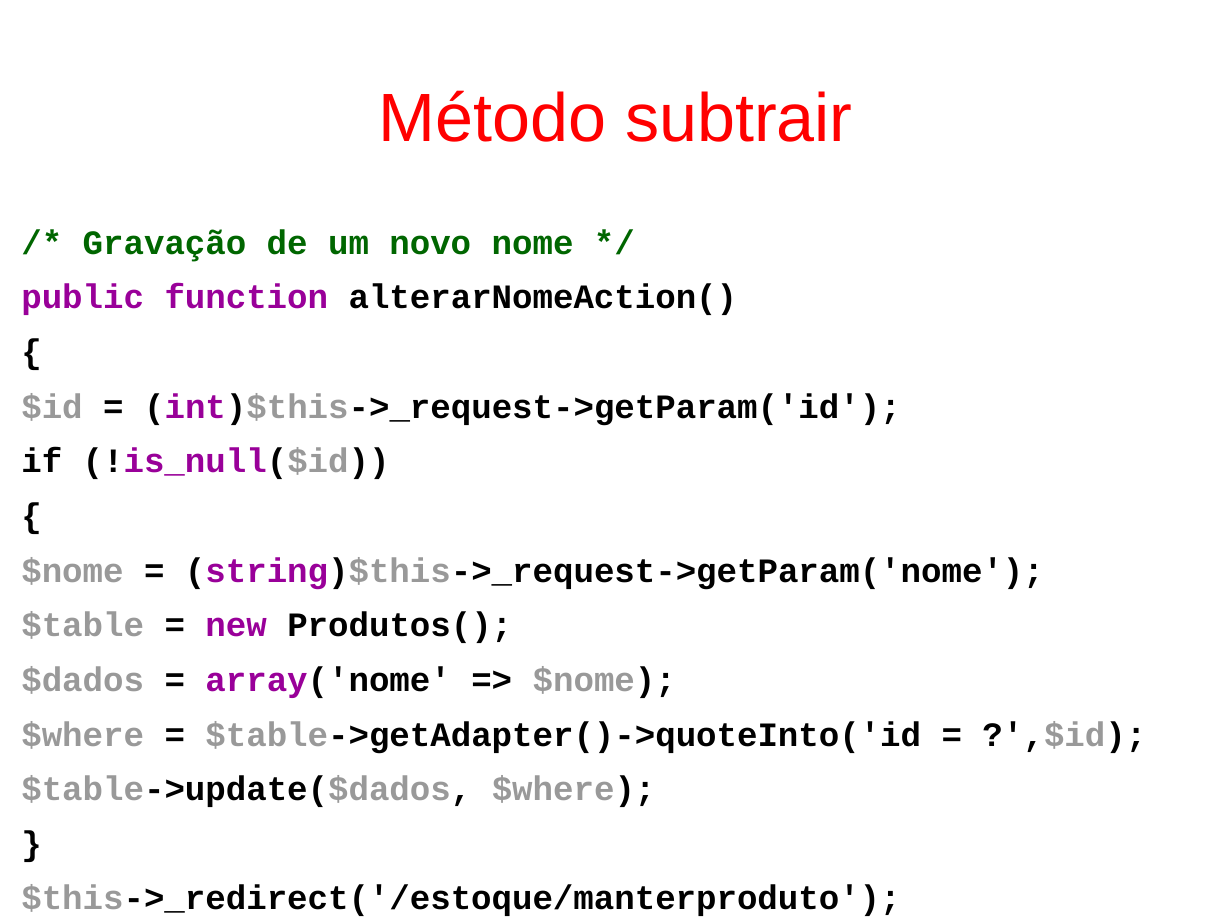
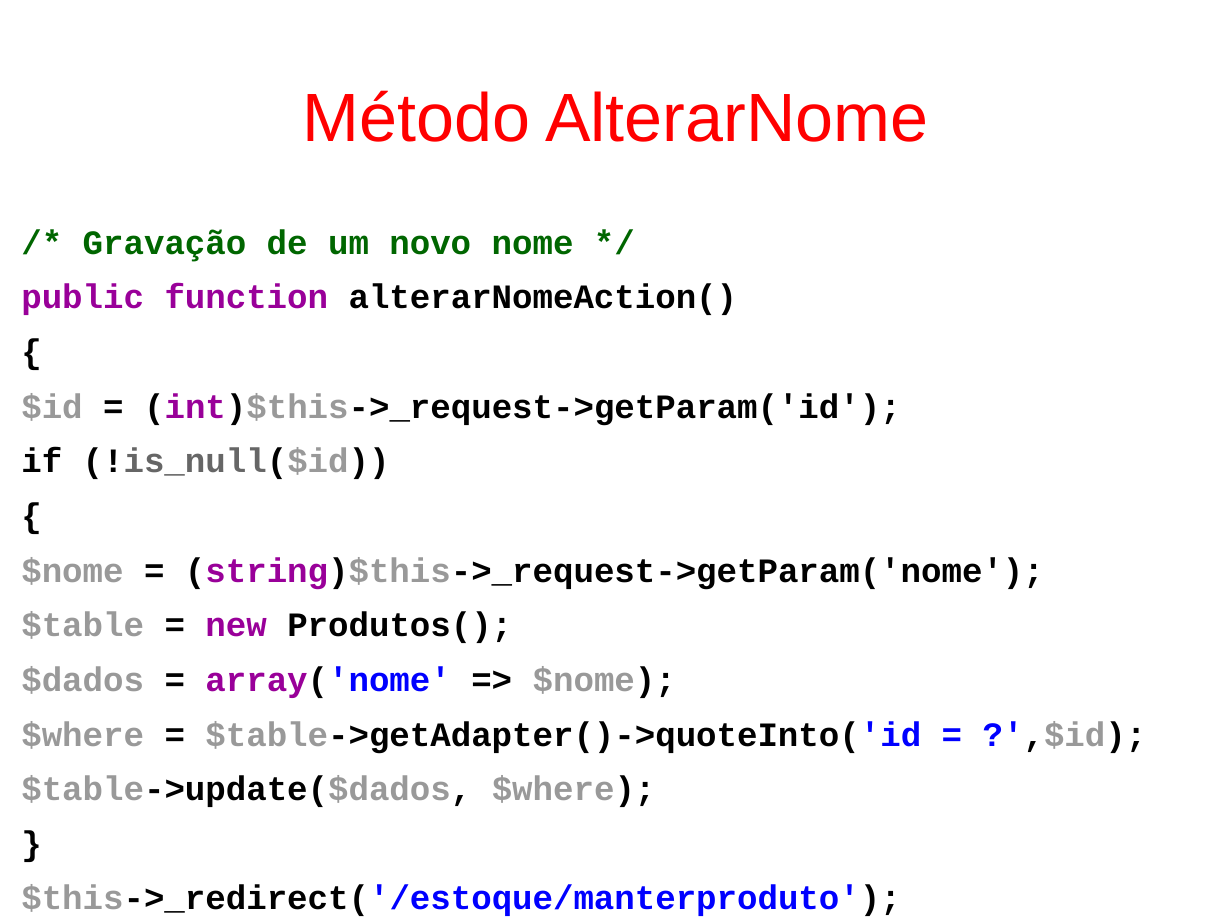
Before and after one commit to fgsl/lojasacme, a slide deck: slide 152 of docs/tutorial.odp (slide 151 before the commit). Drawn at 1232x924 pixels with LibreOffice and Linux fonts; fonts in the diff are those of the drawing. Boxes give left, top, right and bottom in pixels: in the first picture for what was removed or moved away, otherwise in the second. Text is boxed around its words. In the diff, an @@ line names an element or a change of style, - is before the commit and + after.

```diff
--- a/docs/tutorial.odp
+++ b/docs/tutorial.odp
@@ title at [302, 90, 928, 142]: text changed @@
-Método subtrair
+Método AlterarNome
@@ text at [21, 447, 1147, 916]: text colour #990099 to #666666 in "(!is_null($id))"; text colour #000000 to #0000FF in "array('nome'", "$table->getAdapter()->quoteInto('id = ?',$id);", "$this->_redirect('/estoque/manterproduto');" @@
```
Also in this commit, not shown: 3 other slides changed, 1 slide added.
